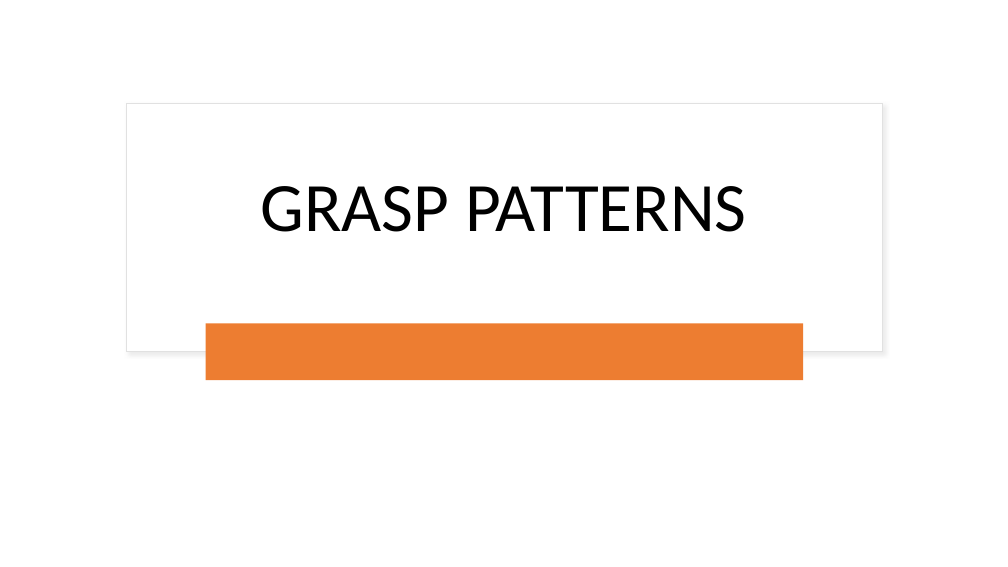
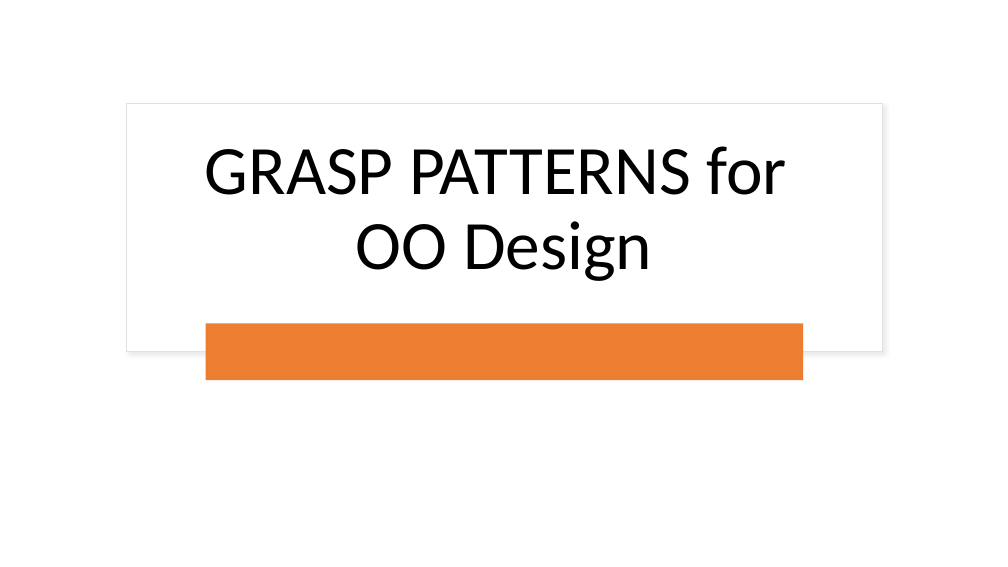
Before and after one commit to kthanasi-git/SW_Engineering, a slide deck: slide 18 of SOFTWARE ENGINEERING/SLIDES/7-Design Principles I.pptx (slide 12 before the commit). Drawn at 1008x567 pixels with LibreOffice and Linux fonts; fonts in the diff are those of the drawing. Boxes give left, top, right and bottom in pixels: in the first picture for what was removed or moved away, otherwise in the second. Text is boxed around its words. In the diff, an @@ line names an element or a change of style, - is before the commit and + after.

```diff
--- a/SOFTWARE ENGINEERING/SLIDES/7-Design Principles I.pptx
+++ b/SOFTWARE ENGINEERING/SLIDES/7-Design Principles I.pptx
@@ title at (205, 146, 787, 281): text changed @@
-GRASP PATTERNS
+GRASP PATTERNS for
+OO Design
```
Also in this commit, not shown: 3 other slides changed, 7 slides added, 20 other files.
